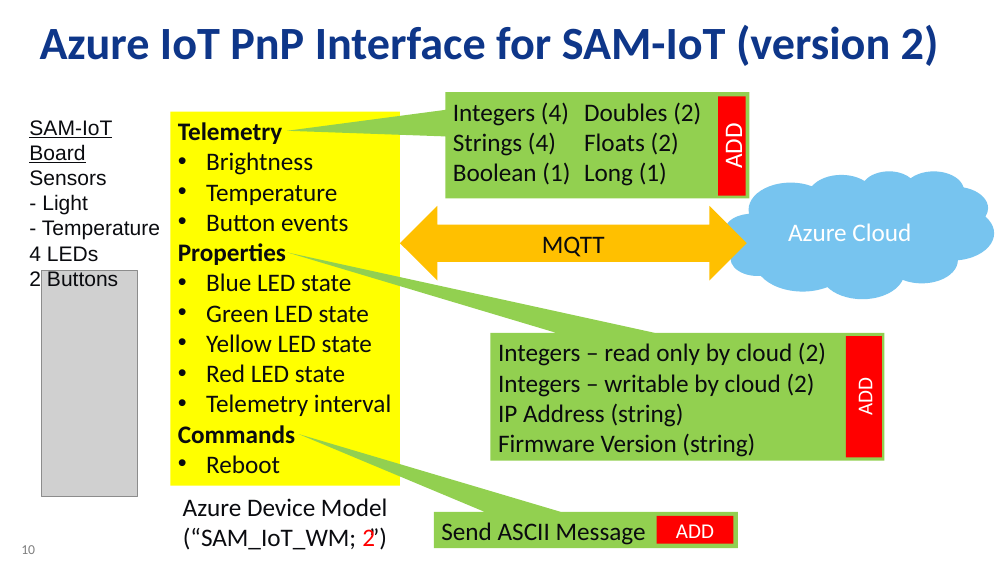
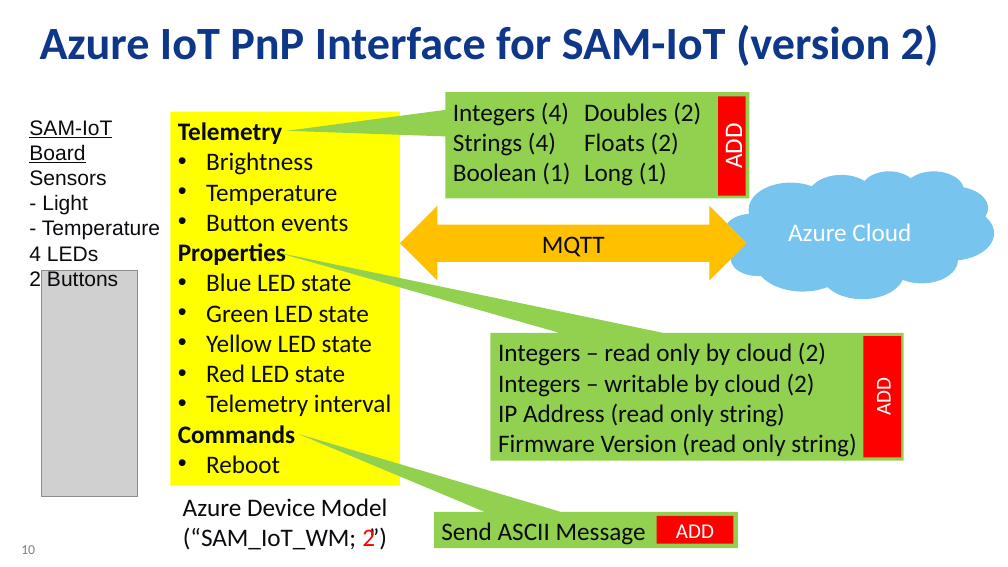
Before and after one commit to daisukeiot/Microchip-SAM-IoT-Wx-1, a slide deck: slide 10 of AO-Smith-MSFT-MCHP-r6.pptx. Drawn at 1008x567 pixels with LibreOffice and Linux fonts; fonts in the diff are those of the drawing; grey boxes stand for pictures; background and template pictures are left out. Boxes give left, top, right and bottom in pixels: in the first picture for what was removed or moved away, otherwise in the second. Text is boxed around its words. In the diff, an @@ line names an element or a change of style, - is before the commit and + after.

```diff
--- a/AO-Smith-MSFT-MCHP-r6.pptx
+++ b/AO-Smith-MSFT-MCHP-r6.pptx
@@ speech box "Integers – read only by ...": place and size @@
-speech box "Integers – read only by ..." at [491,333,885,461]
+speech box "Integers – read only by ..." at [491,333,904,461]
@@ rectangle "ADD": place and size @@
-rectangle "ADD" at [845,337,882,457]
+rectangle "ADD" at [863,337,901,457]
@@ text in speech box at [498,404,856,457]: text changed @@
-IP Address (string)
-Firmware Version (string)
+IP Address (read only string)
+Firmware Version (read only string)
```
Also in this commit, not shown: 1 other slide changed.
